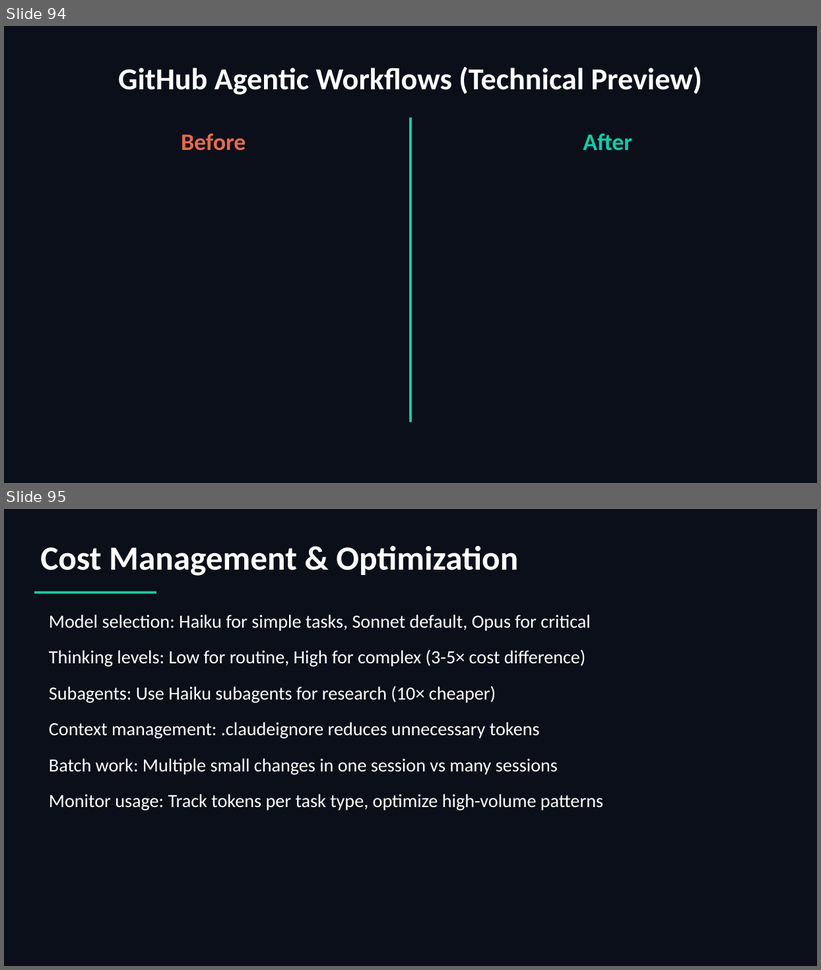
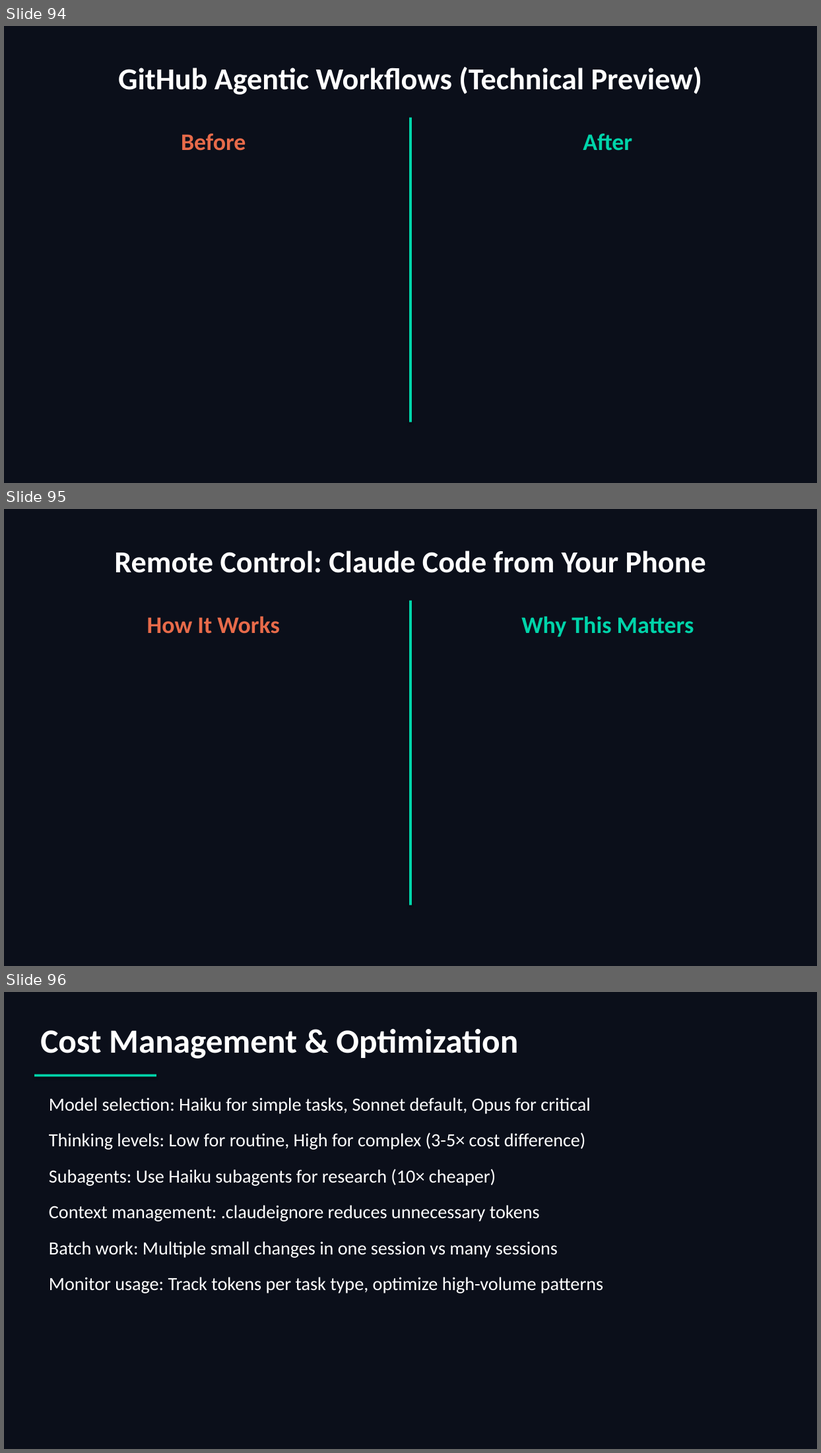
Before and after one commit to scottrhay/AIA-ClaudeCopilot, a slide deck: slides/Day3_Claude_Code_Advanced.pptx. Shown one above the other, each under a label of ours: slides 94 and 95 before the commit, slides 94, 95 and 96 after it. The pictures are 821x970 and 821x1453 pixels, drawn with LibreOffice and Linux fonts; fonts in the diff are those of the drawing. Boxes give left, top, right and bottom in pixels: in the first picture for what was removed or moved away, otherwise in the second. Text is boxed around its words. In the diff, an @@ line names an element or a change of style, - is before the commit and + after.

Commit message:
Day 3: Add Remote Control slide (Research Preview, Feb 24 2026)
/remote-control — start local session, continue from phone.
Split slide: How It Works + Why This Matters.
Placed after GitHub Agentic Workflows in CI/CD section.
Day 3 now 105 slides.

```diff
--- a/slides/Day3_Claude_Code_Advanced.pptx
+++ b/slides/Day3_Claude_Code_Advanced.pptx
@@ slide 95 added at bbox=[4, 509, 817, 966], background #0B0F1A @@
@@ text added at bbox=[114, 551, 706, 573], 36 pt, text #FFFFFF, bold @@
+Remote Control: Claude Code from Your Phone
@@ rectangle added at bbox=[410, 601, 412, 906], fill #00D4AA @@
@@ text added at bbox=[147, 616, 279, 634], 28 pt, text #E86B4A, bold @@
+How It Works
@@ text added at bbox=[521, 616, 694, 637], 28 pt, text #00D4AA, bold @@
+Why This Matters
@@ what was slide 95 is now slide 96 @@
```
